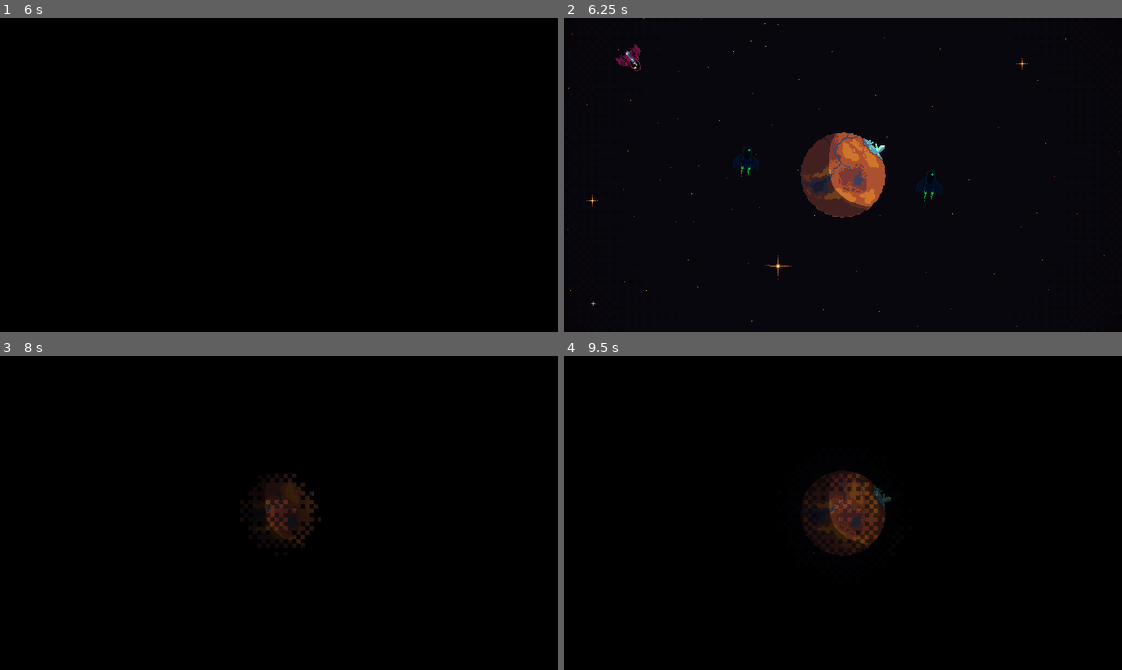
Above: before the commit, frames 1-4 (two rows, left to right).
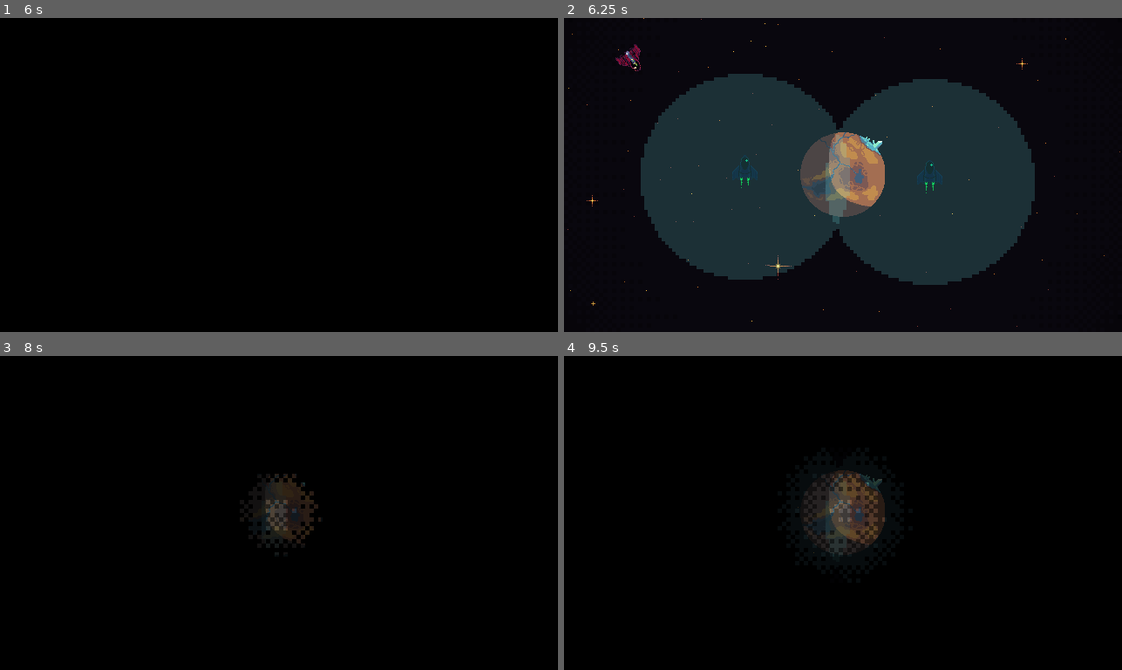
Above: after the commit, the same moments.

Repository: jhysek/brno-game-jam-2026
Game: Godot game, scene res://scenes/planet.tscn
Two runs of this game, one before a commit and one after it. Both use one fixed random seed, a clock stepped at 60 frames per second and the inputs below.
Inputs (mouse positions are in pixels of both pictures, inside the frame that each line leads up to):
- Up to frame 1 (6 s): tap Enter (ui_accept) at 0.5, 0.77, 1.25, 1.52, 2, 2.75, 3.02, 3.5, 3.77, 4.25, 4.52 s; move the mouse to (401, 159) at 0.52 s; hold Right (ui_right) 0.53-1.28 s; hold R 0.53-1.28 s; click (401, 159) at 0.67 s; move the mouse to (167, 190) at 1.27 s; hold Down (ui_down) 1.28-2.03 s; tap D (deploy) at 1.35, 3.6, 5.85 s; tap R at 1.55, 2.85, 4.35 s; move the mouse to (334, 105) at 2.02 s; hold Right (ui_right) 2.03-2.78 s; hold R 2.03-2.78 s; move the mouse to (251, 237) at 2.77 s; hold Up (ui_up) 2.78-3.53 s; click (251, 237) at 2.92 s; move the mouse to (446, 222) at 3.52 s; hold R 3.53-4.28 s; hold Left (ui_left) 3.53-5.03 s; move the mouse to (111, 127) at 4.27 s; move the mouse to (306, 175) at 5.02 s; hold Down (ui_down) 5.03-5.78 s; hold R 5.03-5.78 s; click (306, 175) at 5.17 s; move the mouse to (195, 96) at 5.77 s; hold Right (ui_right) from 5.78 s (still down)
- Up to frame 2 (6.25 s): keep holding Right (ui_right); tap Enter (ui_accept) at 6.02 s; tap R at 6.05 s
- Up to frame 3 (8 s): move the mouse to (401, 497) at 6.52 s; release Right (ui_right) at 6.53 s; hold Up (ui_up) 6.53-7.28 s; hold R 6.53-7.28 s; tap Enter (ui_accept) at 6.77, 7.52 s; move the mouse to (167, 528) at 7.27 s; hold Right (ui_right) from 7.28 s (still down); tap R at 7.35 s; click (167, 528) at 7.42 s
- Up to frame 4 (9.5 s): move the mouse to (898, 443) at 8.02 s; release Right (ui_right) at 8.03 s; hold Down (ui_down) 8.03-8.78 s; hold R 8.03-8.78 s; tap D (deploy) at 8.1 s; move the mouse to (815, 575) at 8.77 s; hold Left (ui_left) from 8.78 s (still down); tap R at 8.85 s; tap Enter (ui_accept) at 9.02 s

Frame 1 is identical in both runs. In frame 2, 38% of the frame differs, in the area x 13-85%, y 17-85%; in frame 3, 0.3%; in frame 4, 1.3%.

Commit message:
Fix enemies

Diff:
--- a/components/enemy/enemy.gd
+++ b/components/enemy/enemy.gd
@@ -29,15 +29,21 @@
 		target = body
 
 func _on_timer_timeout() -> void:
-	if state == State.SCANNING:
-		radar_animation.play("pulse")
+	pass
+	#if state == State.SCANNING:
+	#	radar_animation.play("pulse")
 
 func _physics_process(delta: float) -> void:
 	if target:
+		var old = rotation
 		look_at(target.global_position)
 		rotation += PI/2
-		#state = State.ATTACKING
-		#pass
+		var new = rotation
+
+		rotation = lerp(old, new, delta * 3)
+
+		if abs(new - old) < 0.1:
+			state = State.ATTACKING
 
 	if state == State.ATTACKING:
 		if attack_cooldown <= 0:
@@ -52,7 +58,7 @@
 		var bullet = Bullet.instantiate()
 		bullet.speed = 20
 		game.get_node("Bullets").add_child(bullet)
-		bullet.global_position = global_position + Vector2(40, 0)
+		bullet.global_position = $FireOrigin.global_position
 		#bullet.fire(Vector2(cos(rotation - PI), sin(rotation - PI)))
 		bullet.fire(-global_position.direction_to(target.global_position))
 
--- a/components/enemy/enemy.tscn
+++ b/components/enemy/enemy.tscn
@@ -8,46 +8,9 @@
 radius = 34.0147
 
 [sub_resource type="CircleShape2D" id="CircleShape2D_mdji8"]
-radius = 8.246211
+radius = 120.41595
 
 [sub_resource type="Animation" id="Animation_8ajy2"]
-length = 0.001
-tracks/0/type = "value"
-tracks/0/imported = false
-tracks/0/enabled = true
-tracks/0/path = NodePath("Visual:modulate")
-tracks/0/interp = 1
-tracks/0/loop_wrap = true
-tracks/0/keys = {
-"times": PackedFloat32Array(0),
-"transitions": PackedFloat32Array(1),
-"update": 0,
-"values": [Color(1, 1, 1, 0)]
-}
-tracks/1/type = "value"
-tracks/1/imported = false
-tracks/1/enabled = true
-tracks/1/path = NodePath("Visual:scale")
-tracks/1/interp = 1
-tracks/1/loop_wrap = true
-tracks/1/keys = {
-"times": PackedFloat32Array(0),
-"transitions": PackedFloat32Array(1),
-"update": 0,
-"values": [Vector2(0.1, 0.1)]
-}
-tracks/2/type = "value"
-tracks/2/imported = false
-tracks/2/enabled = true
-tracks/2/path = NodePath("CollisionShape2D:shape:radius")
-tracks/2/interp = 1
-tracks/2/loop_wrap = true
-tracks/2/keys = {
-"times": PackedFloat32Array(0),
-"transitions": PackedFloat32Array(1),
-"update": 0,
-"values": [8.246211]
-}
 
 [sub_resource type="Animation" id="Animation_xlq87"]
 resource_name = "pulse"
@@ -112,21 +75,24 @@
 shape = SubResource("CircleShape2D_mdji8")
 
 [node name="Visual" type="Sprite2D" parent="Radar" unique_id=96102484]
-modulate = Color(1, 1, 1, 0)
 self_modulate = Color(0.48235294, 1, 1, 0.16470589)
-scale = Vector2(0.1, 0.1)
+scale = Vector2(4, 4)
 texture = ExtResource("2_8ajy2")
 
 [node name="AnimationPlayer" type="AnimationPlayer" parent="Radar" unique_id=825926420]
 libraries/ = SubResource("AnimationLibrary_5eic1")
+speed_scale = 2.0
 
 [node name="Timer" type="Timer" parent="." unique_id=193321599]
-wait_time = 0.5
+wait_time = 0.2
 autostart = true
 
 [node name="ResetStateTimer" type="Timer" parent="." unique_id=481051878]
 one_shot = true
 
+[node name="FireOrigin" type="Marker2D" parent="." unique_id=1887422273]
+position = Vector2(0, -30)
+
 [connection signal="body_entered" from="Radar" to="." method="_on_radar_body_entered"]
 [connection signal="body_exited" from="Radar" to="." method="_on_radar_body_exited"]
 [connection signal="timeout" from="Timer" to="." method="_on_timer_timeout"]
--- a/components/planet/planet.tscn
+++ b/components/planet/planet.tscn
@@ -10,6 +10,7 @@
 
 [node name="Planet" type="StaticBody2D" unique_id=1002271287 groups=["Planet"]]
 script = ExtResource("1_daanq")
+ROTATION = 0.0
 
 [node name="CollisionShape2D" type="CollisionShape2D" parent="." unique_id=1466612770]
 shape = SubResource("CircleShape2D_0wmcs")
--- a/scenes/planet.tscn
+++ b/scenes/planet.tscn
@@ -27,7 +27,6 @@
 [node name="Bullets" type="Node2D" parent="." unique_id=1678154361]
 
 [node name="Planet" parent="." unique_id=1002271287 node_paths=PackedStringArray("entangled") instance=ExtResource("1_cktii")]
-ROTATION = 0.7
 entangled = NodePath("../Enemies")
 
 [node name="Enemies" type="Node2D" parent="." unique_id=836671758]
